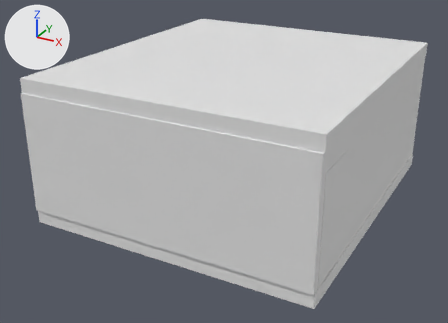
The FBX model apartment.fbx: old version first, new version second.
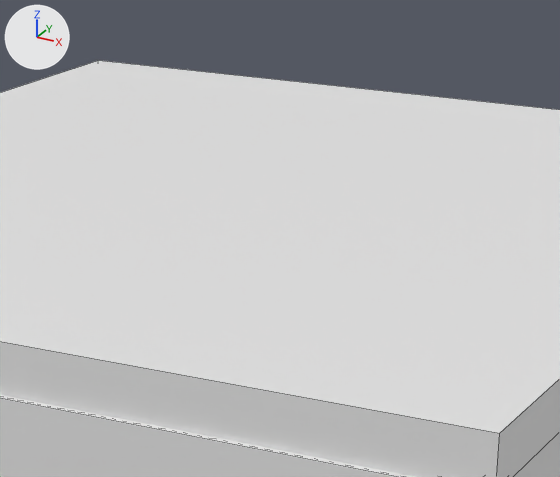
The first picture shows the older version from a camera (50 mm lens) standing at (6.74, -12.51, 6.07) and looking at (0.55, -1.24, 0.43). The close-ups show the older and then the newer version on the part from 38% to 77% of the width and 0% to 46% of the height of that picture. Only the edits that show in the close-ups are written down. The axes (+X, +Y, +Z) are drawn at upper left. The lights are the same throughout. The close-ups show mesh edges as thin lines. Where no turn or scale is listed for an object, it has been applied to the vertices.

Names of what the first close-up shows: 'Куб.006', 'Куб.007', 'Куб.015'.
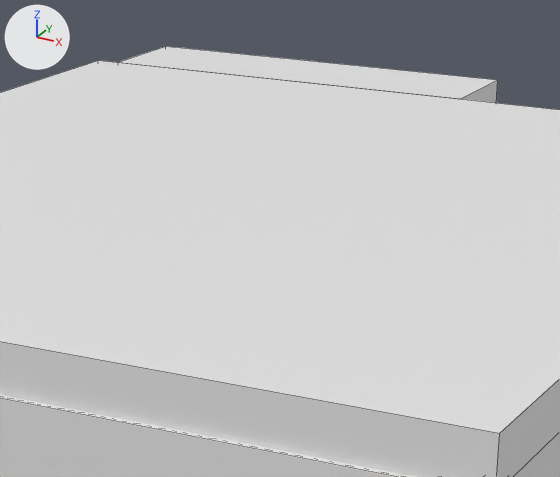
Where the newer file only moved an object's origin or applied its transform, the numbers keep the older frame.

Boxes (x1, y1, x2, y2) around the edits, measured in the close-ups (560 x 477 px):
'Куб.016', added
    after: (118, 46, 498, 103)

Edits to the bpy script that builds the scene:
```text
Add ob_куб_016:
    ob_куб_016 = bpy.data.objects.new('Куб.016', me_куб_002.copy())  # the mesh of ob_куб_002
    ob_куб_016.location = (-0.369, 2.758, 2.647)
```
